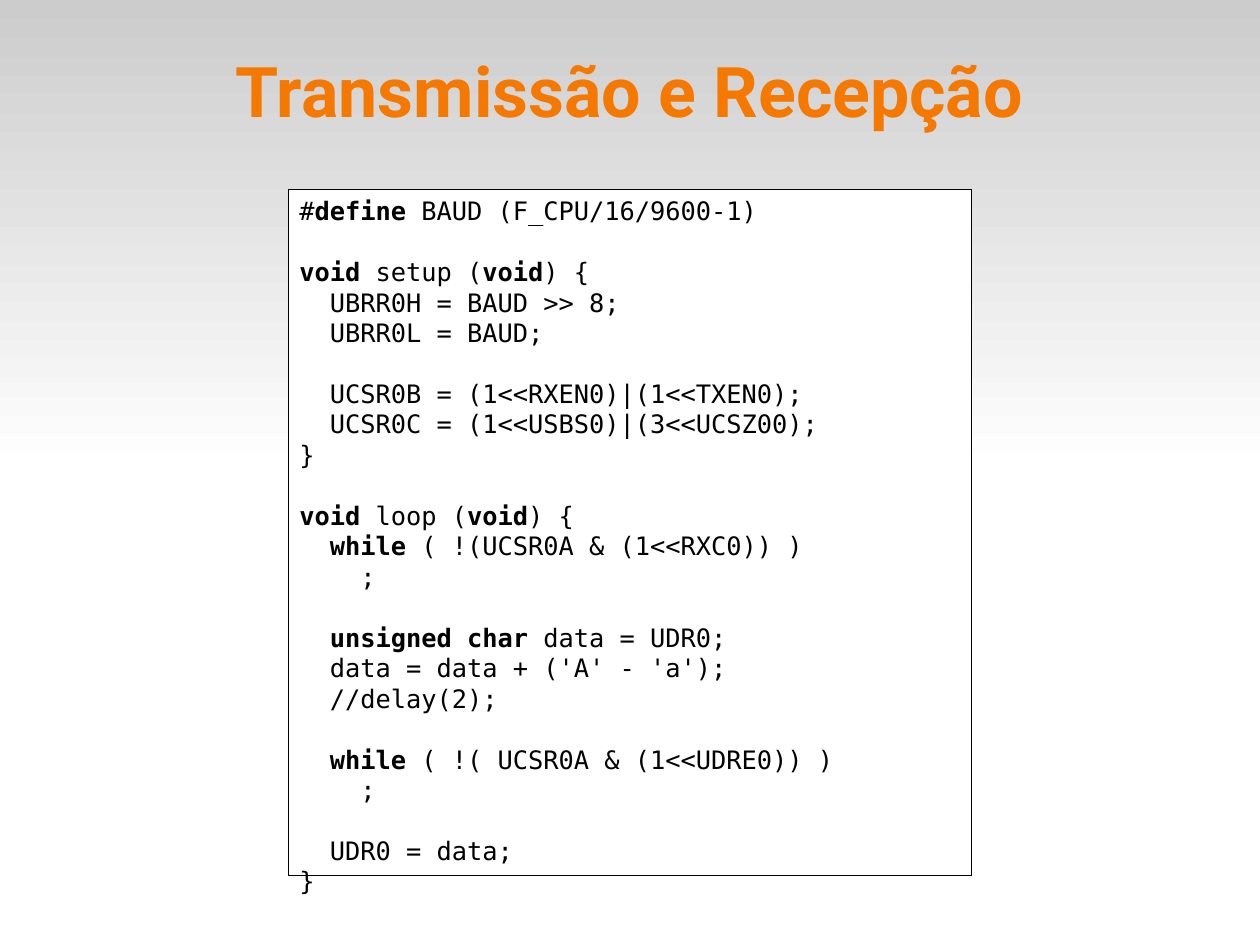
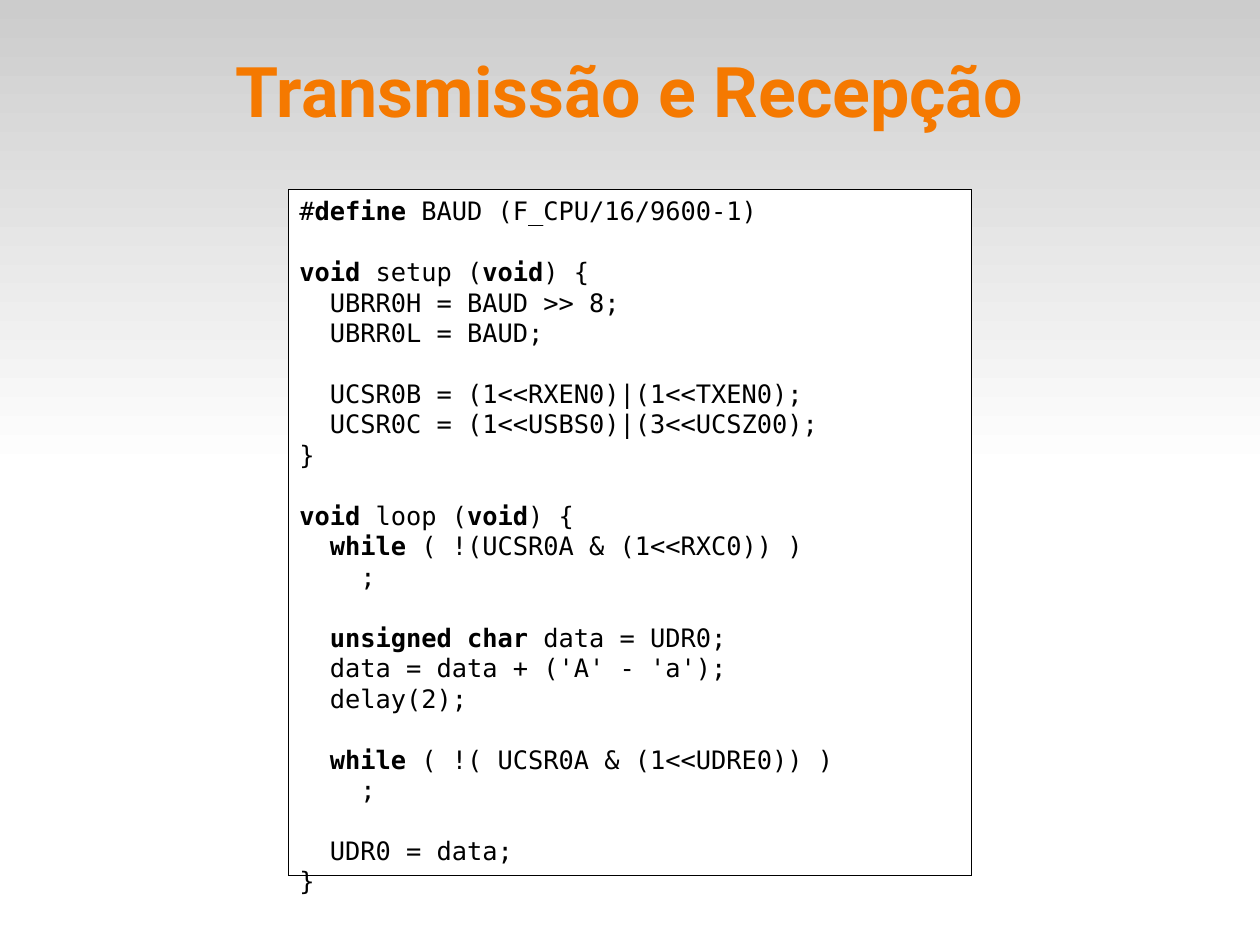
Before and after one commit to fsantanna-uerj/SE, a slide deck: slide 10 of Slides/se-06-usart.odp. Drawn at 1260x945 pixels with LibreOffice and Linux fonts; fonts in the diff are those of the drawing. Boxes give left, top, right and bottom in pixels: in the first picture for what was removed or moved away, otherwise in the second. Text is boxed around its words. In the diff, an @@ line names an element or a change of style, - is before the commit and + after.

```diff
--- a/Slides/se-06-usart.odp
+++ b/Slides/se-06-usart.odp
@@ text in rectangle at [330, 688, 467, 714]: text changed @@
-//delay(2);
+delay(2);
```
Also in this commit, not shown: 5 other slides changed, 1 slide added, 1 slide removed, 2 other files.
